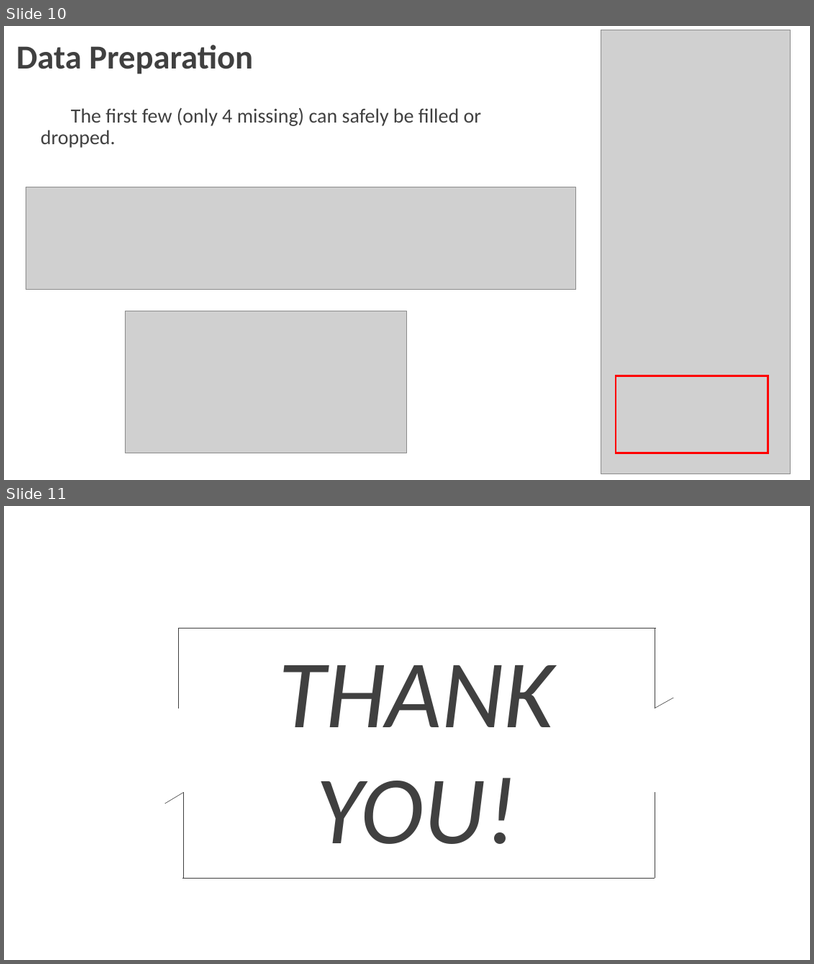
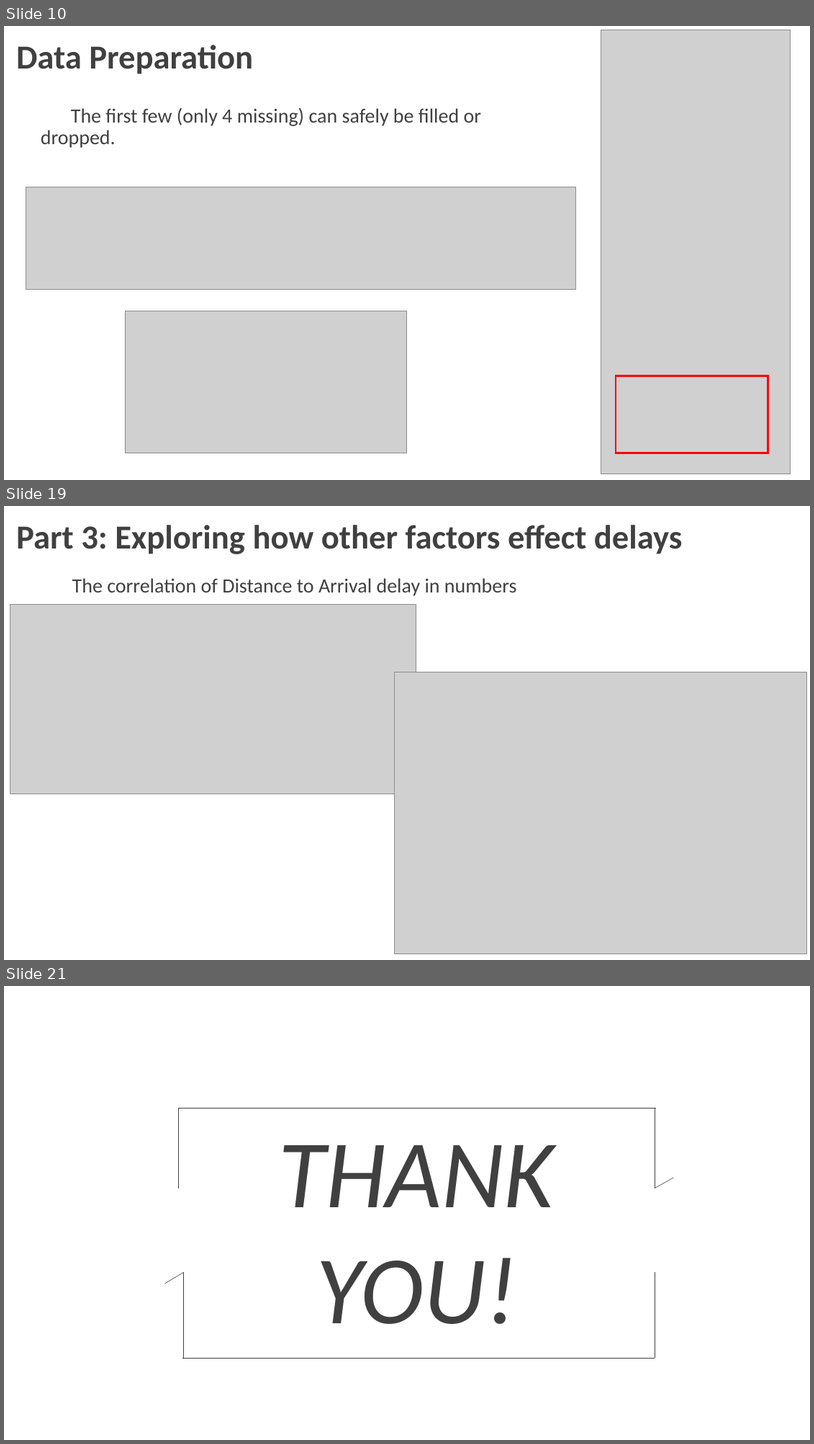
Before and after one commit to McLight-Note/Data_Process_Programming, a slide deck: Final_Project.pptx. Shown one above the other, each under a label of ours: slides 10 and 11 before the commit, slides 10, 19 and 21 after it; the slides between them are not shown. The pictures are 814x964 and 814x1444 pixels, drawn with LibreOffice and Linux fonts; fonts in the diff are those of the drawing; grey boxes stand for pictures; background and template pictures are left out. Boxes give left, top, right and bottom in pixels: in the first picture for what was removed or moved away, otherwise in the second. Text is boxed around its words. In the diff, an @@ line names an element or a change of style, - is before the commit and + after.

```diff
--- a/Final_Project.pptx
+++ b/Final_Project.pptx
@@ slide 19 added at [4, 506, 810, 960], background picture (left out) @@
@@ text added at [16, 525, 682, 554], 40 pt, text #404040, bold @@
+Part 3: Exploring how other factors effect delays
@@ text added at [72, 578, 517, 596], 24 pt, text #404040 @@
+The correlation of Distance to Arrival delay in numbers
@@ picture added at [10, 604, 416, 793] @@
@@ picture added at [394, 672, 808, 953] @@
@@ what was slide 11 is now slide 21 @@
```
Also in this commit, not shown: 9 other slides added, 1 other file.
